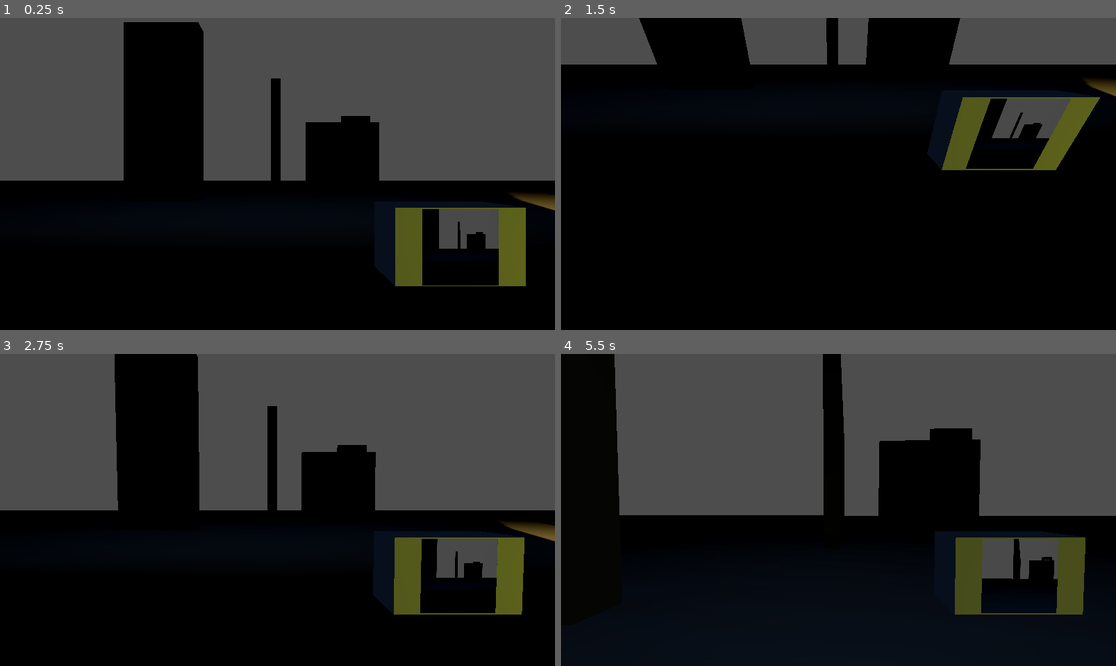
Above: before the commit, frames 1-4 (two rows, left to right).
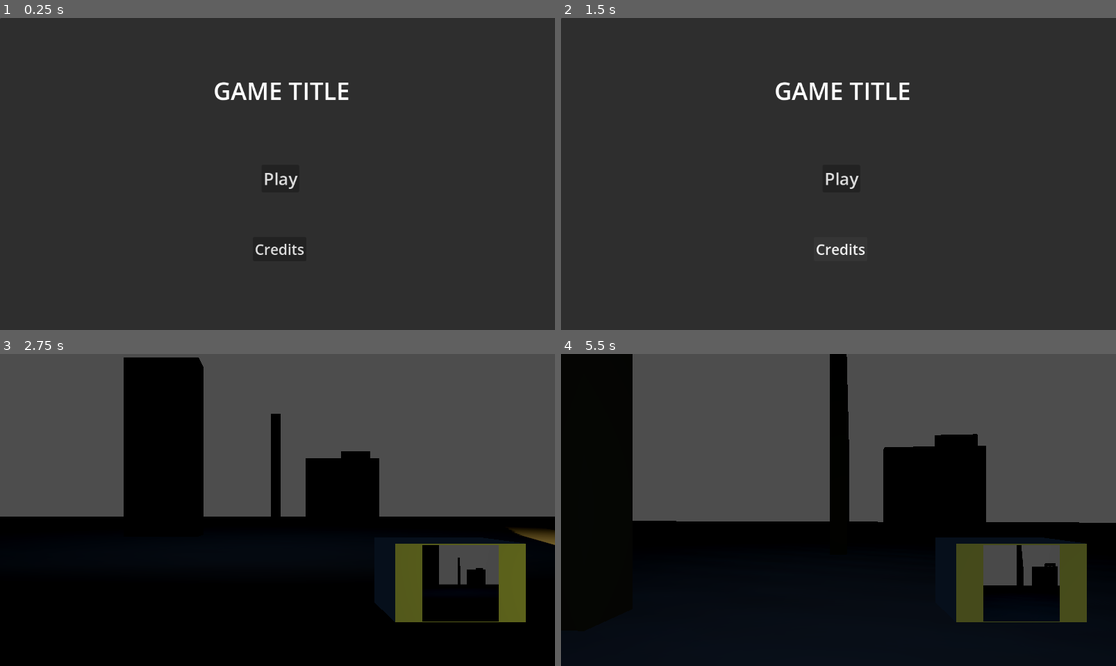
Above: after the commit, the same moments.

Repository: johnnileus/WinterJam2025
Game: Godot game, scene res://Scenes/mainMenu.tscn
Same seed, same stepped clock (60 frames per second), same inputs: the game is played once before the commit and once after it. Before the commit the project starts from res://Scenes/main.tscn. The engine's default icon, where the game draws it, is replaced by a stand-in: a white triangle on a blue panel in a dark square.
Inputs (mouse positions are in pixels of both pictures, inside the frame that each line leads up to):
- Up to frame 1 (0.25 s): no input
- Up to frame 2 (1.5 s): click (838, 248) at 0.5 s, where only the run after the commit has a clickable "Credits"; click (838, 258) at 1.25 s, where only the run after the commit has a clickable "Back"
- Up to frame 3 (2.75 s): click (277, 513) at 2 s, where only the run after the commit has a clickable "Play"
- Up to frame 4 (5.5 s): tap Enter at 2.75 s; move the mouse to (866, 510) at 2.77 s; hold Shift (run) 2.78-3.53 s; hold W (up) from 2.78 s (still down); click (866, 510) at 2.92 s; tap Space (jump) at 3.02, 3.77, 5.27 s; move the mouse to (810, 510) at 3.52 s; right-click (810, 510) at 3.6 s; tap Shift (run) at 3.8, 5.3 s; move the mouse to (849, 503) at 4.27 s; hold Shift (run) 4.28-5.03 s; move the mouse to (832, 516) at 5.02 s; tap E (takePicture) at 5.1 s; click (832, 516) at 5.17 s

The runs differ from the first frame. In frame 1, 100% of the frame differs, in the area x 0-100%, y 0-100%; in frame 2, 100%; in frame 3, 5.6%; in frame 4, 6.7%.

Commit message:
basic main menu + credits added

Diff:
--- /dev/null
+++ b/Scenes/credits.tscn
@@ -0,0 +1,47 @@
+[gd_scene load_steps=3 format=3 uid="uid://onovlj2xpiwa"]
+
+[ext_resource type="Script" path="res://Scripts/buttons.gd" id="1_85h3f"]
+
+[sub_resource type="LabelSettings" id="LabelSettings_v0ayr"]
+font_size = 25
+
+[node name="Credits" type="Node2D"]
+
+[node name="Panel" type="Panel" parent="."]
+offset_right = 1166.0
+offset_bottom = 666.0
+
+[node name="Label" type="Label" parent="Panel"]
+layout_mode = 1
+anchors_preset = 5
+anchor_left = 0.5
+anchor_right = 0.5
+offset_left = -268.0
+offset_top = 86.0
+offset_right = 266.0
+offset_bottom = 232.0
+grow_horizontal = 2
+text = "Programming -
+Assets -
+Game Engine - Godot"
+label_settings = SubResource("LabelSettings_v0ayr")
+horizontal_alignment = 1
+
+[node name="backButton" type="Button" parent="Panel"]
+layout_mode = 1
+anchors_preset = 7
+anchor_left = 0.5
+anchor_top = 1.0
+anchor_right = 0.5
+anchor_bottom = 1.0
+offset_left = -40.0
+offset_top = -192.0
+offset_right = 37.0
+offset_bottom = -142.0
+grow_horizontal = 2
+grow_vertical = 0
+theme_override_font_sizes/font_size = 30
+text = "Back"
+script = ExtResource("1_85h3f")
+
+[connection signal="pressed" from="Panel/backButton" to="Panel/backButton" method="_on_BackButton_pressed"]
--- /dev/null
+++ b/Scenes/mainMenu.tscn
@@ -0,0 +1,64 @@
+[gd_scene load_steps=3 format=3 uid="uid://cilvkxulw8xhb"]
+
+[ext_resource type="Script" path="res://Scripts/buttons.gd" id="1_bdv4y"]
+
+[sub_resource type="LabelSettings" id="LabelSettings_uubcg"]
+font_size = 50
+
+[node name="MainMenu" type="Node2D"]
+
+[node name="Panel" type="Panel" parent="."]
+offset_right = 1163.0
+offset_bottom = 667.0
+
+[node name="Label" type="Label" parent="Panel"]
+layout_mode = 1
+anchors_preset = 5
+anchor_left = 0.5
+anchor_right = 0.5
+offset_left = -138.5
+offset_top = 116.0
+offset_right = 144.5
+offset_bottom = 185.0
+grow_horizontal = 2
+text = "GAME TITLE"
+label_settings = SubResource("LabelSettings_uubcg")
+horizontal_alignment = 1
+metadata/_edit_group_ = true
+
+[node name="PlayButton" type="Button" parent="Panel"]
+layout_mode = 1
+anchors_preset = 8
+anchor_left = 0.5
+anchor_top = 0.5
+anchor_right = 0.5
+anchor_bottom = 0.5
+offset_left = -4.0
+offset_top = -4.0
+offset_right = 4.0
+offset_bottom = 4.0
+grow_horizontal = 2
+grow_vertical = 2
+theme_override_font_sizes/font_size = 35
+text = "Play"
+script = ExtResource("1_bdv4y")
+
+[node name="CreditsButton" type="Button" parent="Panel"]
+layout_mode = 1
+anchors_preset = 7
+anchor_left = 0.5
+anchor_top = 1.0
+anchor_right = 0.5
+anchor_bottom = 1.0
+offset_left = -56.5
+offset_top = -212.0
+offset_right = 54.5
+offset_bottom = -162.0
+grow_horizontal = 2
+grow_vertical = 0
+theme_override_font_sizes/font_size = 30
+text = "Credits"
+script = ExtResource("1_bdv4y")
+
+[connection signal="pressed" from="Panel/PlayButton" to="Panel/PlayButton" method="_on_PlayButton_pressed"]
+[connection signal="pressed" from="Panel/CreditsButton" to="Panel/CreditsButton" method="_on_CreditButton_pressed"]
--- /dev/null
+++ b/Scripts/buttons.gd
@@ -0,0 +1,10 @@
+extends Button
+
+func _on_PlayButton_pressed():
+	get_tree().change_scene_to_file("res://Scenes/main.tscn")
+
+func _on_CreditButton_pressed():
+	get_tree().change_scene_to_file("res://Scenes/credits.tscn")
+
+func _on_BackButton_pressed():
+	get_tree().change_scene_to_file("res://Scenes/mainMenu.tscn")
--- a/project.godot
+++ b/project.godot
@@ -11,7 +11,7 @@
 [application]
 
 config/name="WinterJam2025"
-run/main_scene="res://Scenes/main.tscn"
+run/main_scene="res://Scenes/mainMenu.tscn"
 config/features=PackedStringArray("4.3", "Forward Plus")
 config/icon="res://icon.svg"
 
